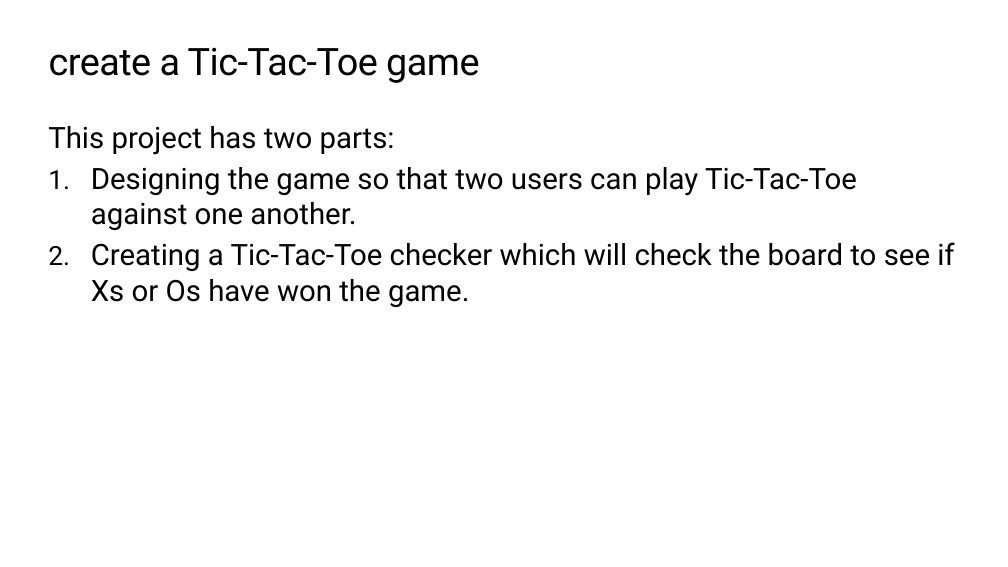
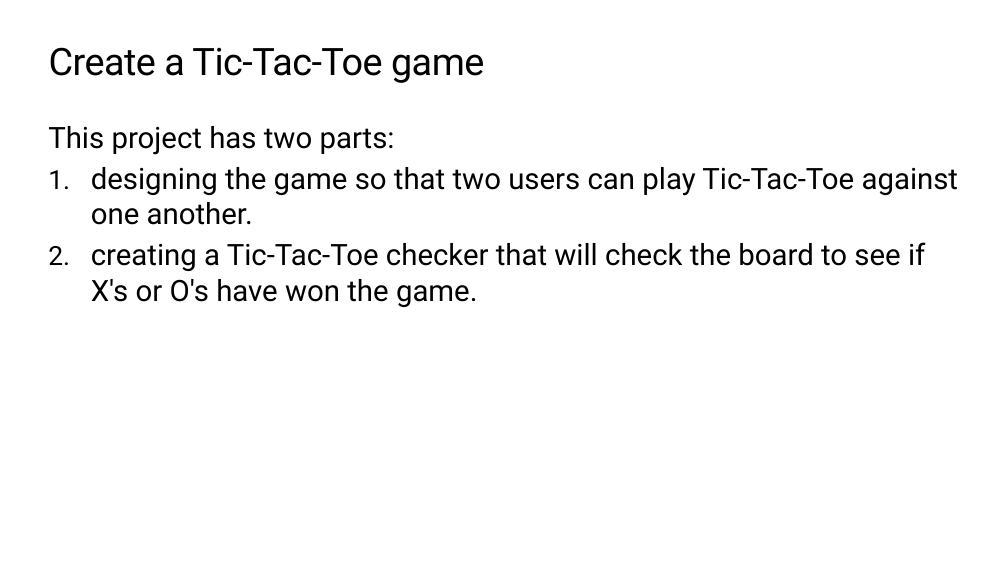
Before and after one commit to TEALSK12/2nd-semester-introduction-to-computer-science, a slide deck: slide 3 of units/4_unit/slidedecks/Intro Python 4.06 TEALS.pptx (slide 5 before the commit). Drawn at 1008x567 pixels with LibreOffice and Linux fonts; fonts in the diff are those of the drawing; background and template pictures are left out. Boxes give left, top, right and bottom in pixels: in the first picture for what was removed or moved away, otherwise in the second. Text is boxed around its words. In the diff, an @@ line names an element or a change of style, - is before the commit and + after.

```diff
--- a/units/4_unit/slidedecks/Intro Python 4.06 TEALS.pptx
+++ b/units/4_unit/slidedecks/Intro Python 4.06 TEALS.pptx
@@ title at box(49, 47, 484, 83): text changed @@
-create a Tic-Tac-Toe game
+Create a Tic-Tac-Toe game
@@ text at box(91, 167, 959, 307): text changed @@
-1. Designing the game so that two users can play Tic-Tac-Toe against one another.
-2. Creating a Tic-Tac-Toe checker which will check the board to see if Xs or Os have won the game.
+1. designing the game so that two users can play Tic-Tac-Toe against one another.
+2. creating a Tic-Tac-Toe checker that will check the board to see if X's or O's have won the game.
```
Also in this commit, not shown: 6 other slides changed, 1 slide removed, 23 other files.
